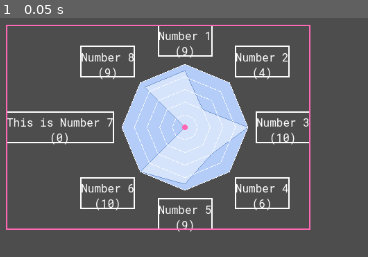
Above: before the commit, frame 1.
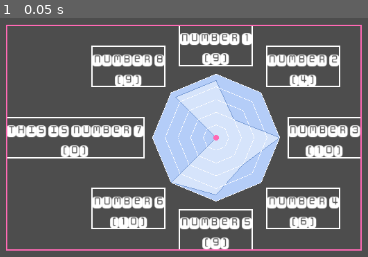
Above: after the commit, the same moment.

Repository: TheLsbt/godot_radar_graph
Game: Godot game, scene res://src/debug.tscn
Same seed, same stepped clock (60 frames per second), same inputs: the game is played once before the commit and once after it. The project has no main scene, so this scene is started directly.
Inputs:
- Up to frame 1 (0.05 s): no input

The runs differ from the first frame. In frame 1, 34% of the frame differs, in the area x 1-99%, y 2-98%.

Commit message:
Added another font to help testing

Diff:
--- a/src/debug.tscn
+++ b/src/debug.tscn
@@ -2,7 +2,7 @@
 
 [ext_resource type="Script" path="res://src/debug.gd" id="1_a3brh"]
 [ext_resource type="Script" path="res://src/radar_graph.gd" id="2_k8q7i"]
-[ext_resource type="FontFile" uid="uid://botqsldqnqjxn" path="res://src/RobotoMono-VariableFont_wght.ttf" id="3_v0rtb"]
+[ext_resource type="FontFile" uid="uid://cgkquiaolun8f" path="res://Monofett-Regular.ttf" id="3_qa33r"]
 
 [node name="Debug" type="Node2D"]
 position = Vector2(161, 132)
@@ -11,20 +11,22 @@
 [node name="RadarGraph" type="Control" parent="."]
 layout_mode = 3
 anchors_preset = 0
-offset_right = 437.01
-offset_bottom = 294.01
+offset_right = 438.6
+offset_bottom = 295.6
 script = ExtResource("2_k8q7i")
 max_value = 10.0
 step = 0.2
 rounded = true
-font = ExtResource("3_v0rtb")
-title_seperation = 12.01
+font = ExtResource("3_qa33r")
+font_size = 25
+title_seperation = 12.155
+font_padding = 4.79
 background_color = Color(0.705058, 0.802439, 0.972596, 1)
 graph_color = Color(0.8394, 0.89315, 0.984997, 1)
 graph_outline_color = Color(0.47168, 0.610492, 0.838542, 1)
 graph_outline_width = 1.0
 key_count = 8
-radius = 90.995
+radius = 91.79
 key_items = Array[Dictionary]([{
 "title": "Number 1
 ({value})",
--- a/src/radar_graph.gd
+++ b/src/radar_graph.gd
@@ -14,8 +14,6 @@
 # way the graph is rendered
 
 # TODO: Tooltips for the titles
-
-# TODO: Make the minimum rect also encompas the titles
 
 enum Location {
 	UNKNOWN,
@@ -48,10 +46,12 @@
 @export var font: Font:
 	set(v):
 		font = v
+		_cache()
 		queue_redraw()
 @export var font_size: int = 16:
 	set(v):
 		font_size = v
+		_cache()
 		queue_redraw()
 @export var title_seperation: float = 8:
 	set(v):
@@ -78,7 +78,6 @@
 	set(new_radius):
 		radius = new_radius
 		_cache()
-		update_minimum_size()
 		if (size - _get_minimum_size()).length_squared() > 0:
 			size = get_combined_minimum_size()
 		queue_redraw()
@@ -176,7 +175,6 @@
 		draw_rect(_encompassing_rect, Color.HOT_PINK, false, 2)
 
 		draw_circle(_get_shifted_center(), 4, Color.HOT_PINK)
-		print(_render_shift)
 
 
 func _get_minimum_size() -> Vector2:
@@ -191,6 +189,8 @@
 	for rect in _title_rect_cache:
 		_encompassing_rect = _encompassing_rect.merge(rect)
 	_render_shift = position - _encompassing_rect.position
+
+	update_minimum_size()
 
 
 func _update_title_rect_cache() -> void:
Binary file added: Monofett-Regular.ttf
Not shown, added: Monofett-Regular.ttf.import
Renamed: src/RobotoMono-VariableFont_wght.ttf -> RobotoMono-VariableFont_wght.ttf
Not shown, changed: RobotoMono-VariableFont_wght.ttf.import
